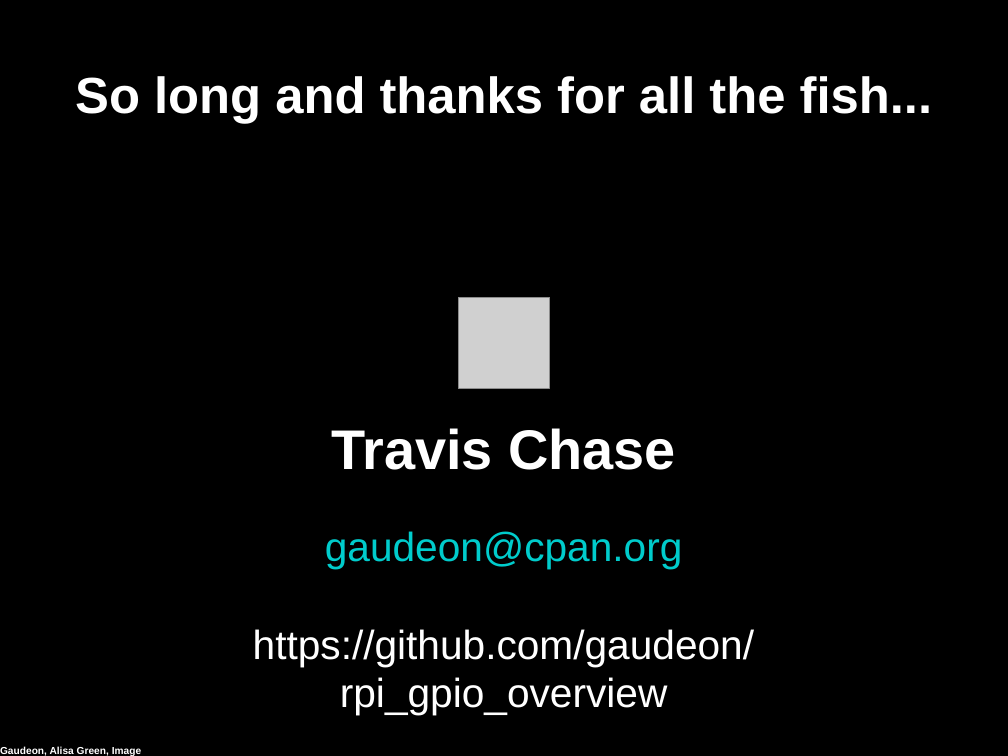
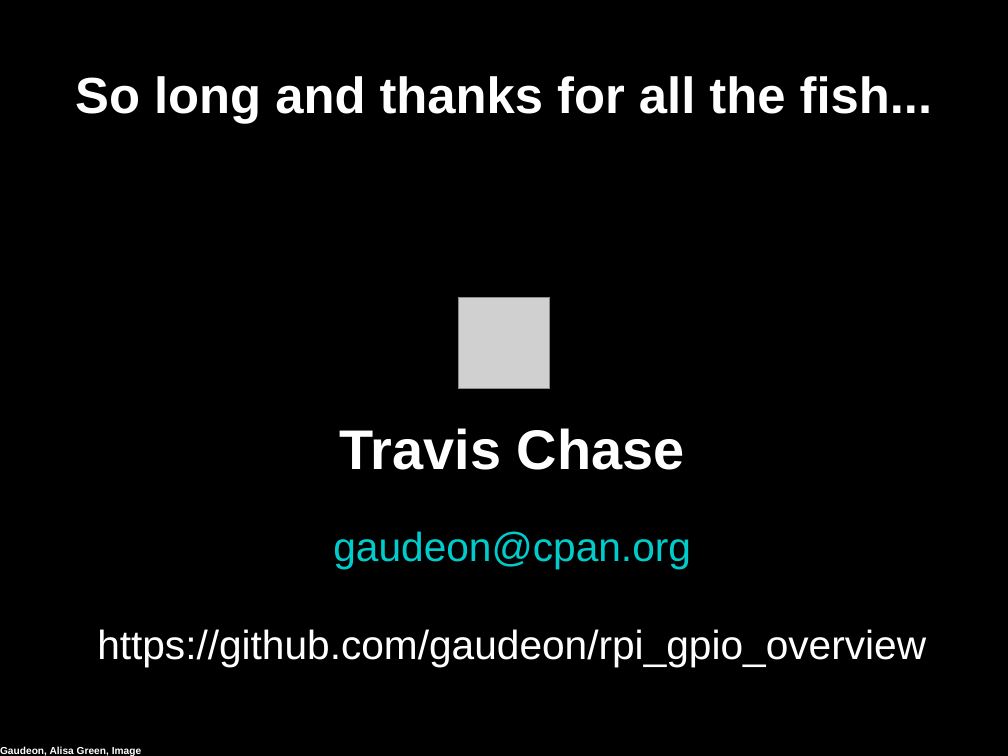
Before and after one commit to gaudeon/rpi_gpio_overview, a slide deck: slide 57 of slides/RPi GPIO Overview.odp. Drawn at 1008x756 pixels with LibreOffice and Linux fonts; fonts in the diff are those of the drawing; grey boxes stand for pictures. Boxes give left, top, right and bottom in pixels: in the first picture for what was removed or moved away, otherwise in the second. Text is boxed around its words. In the diff, an @@ line names an element or a change of style, - is before the commit and + after.

```diff
--- a/slides/RPi GPIO Overview.odp
+++ b/slides/RPi GPIO Overview.odp
@@ text "Travis Chase" moved from (x1=331, y1=428, x2=676, y2=470) to (x1=340, y1=428, x2=685, y2=470) @@
@@ text "gaudeon@cpan.org" rewrapped from (x1=253, y1=531, x2=754, y2=715) to (x1=97, y1=531, x2=926, y2=666) @@
```
Also in this commit, not shown: 1 other slide changed.
